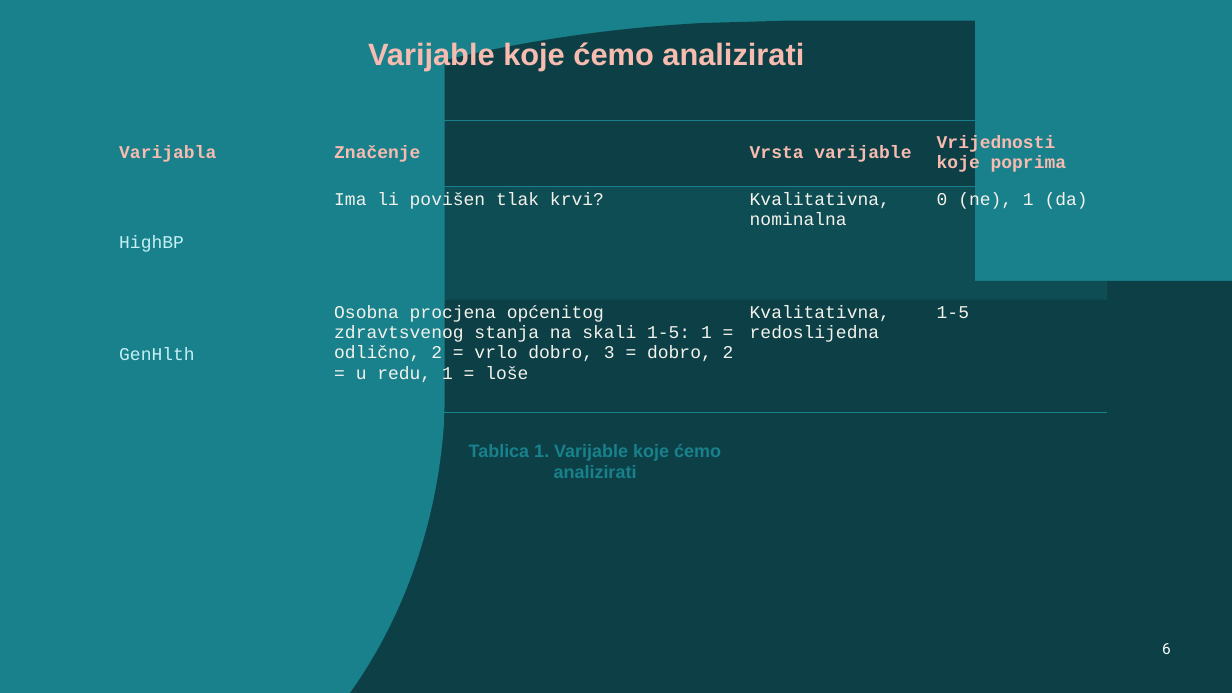
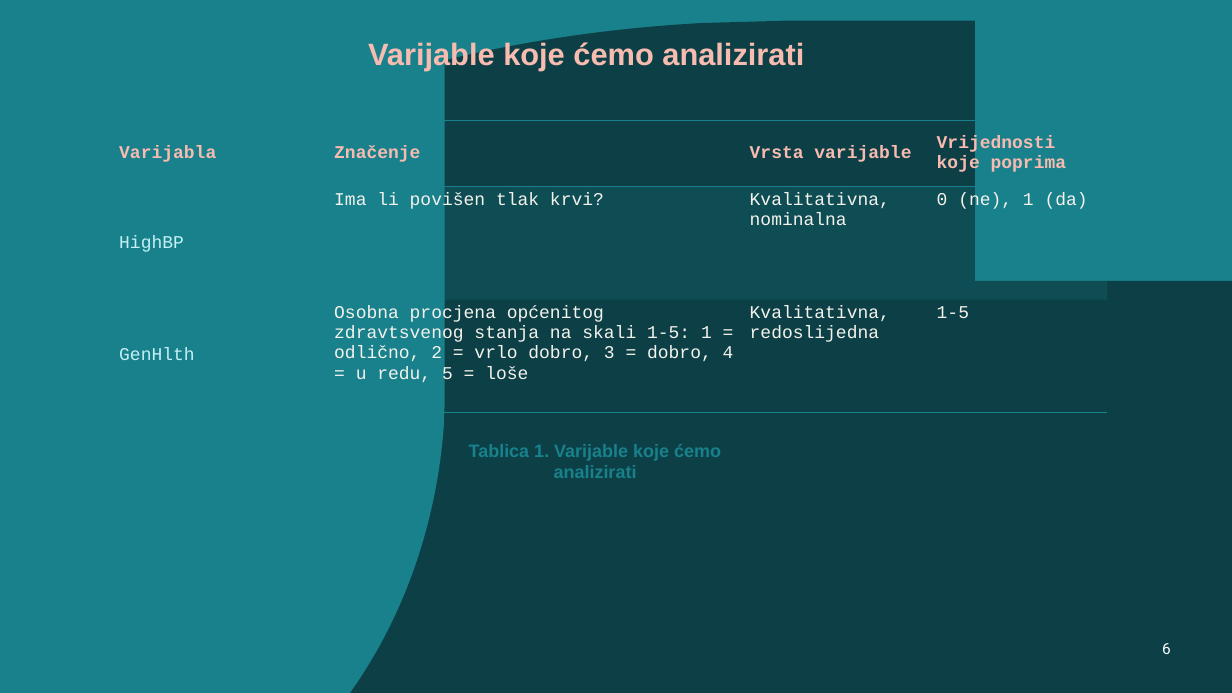
Before and after one commit to jfletcher20/diabetes-health-indicators-analysis, a slide deck: slide 6 of documentation/documentation.pptx. Drawn at 1232x693 pixels with LibreOffice and Linux fonts; fonts in the diff are those of the drawing. Boxes give left, top, right and bottom in pixels: in the first picture for what was removed or moved away, otherwise in the second. Text is boxed around its words. In the diff, an @@ line names an element or a change of style, - is before the commit and + after.

```diff
--- a/documentation/documentation.pptx
+++ b/documentation/documentation.pptx
@@ table at [112, 120, 1108, 412] @@
-row 3, column 2: Osobna procjena općenitog zdravtsvenog stanja na skali 1-5: 1 = odlično, 2 = vrlo dobro, 3 = dobro, 2 = u redu, 1 = loše
+row 3, column 2: Osobna procjena općenitog zdravtsvenog stanja na skali 1-5: 1 = odlično, 2 = vrlo dobro, 3 = dobro, 4 = u redu, 5 = loše
```
Also in this commit, not shown: 2 other slides changed, 3 other files.
